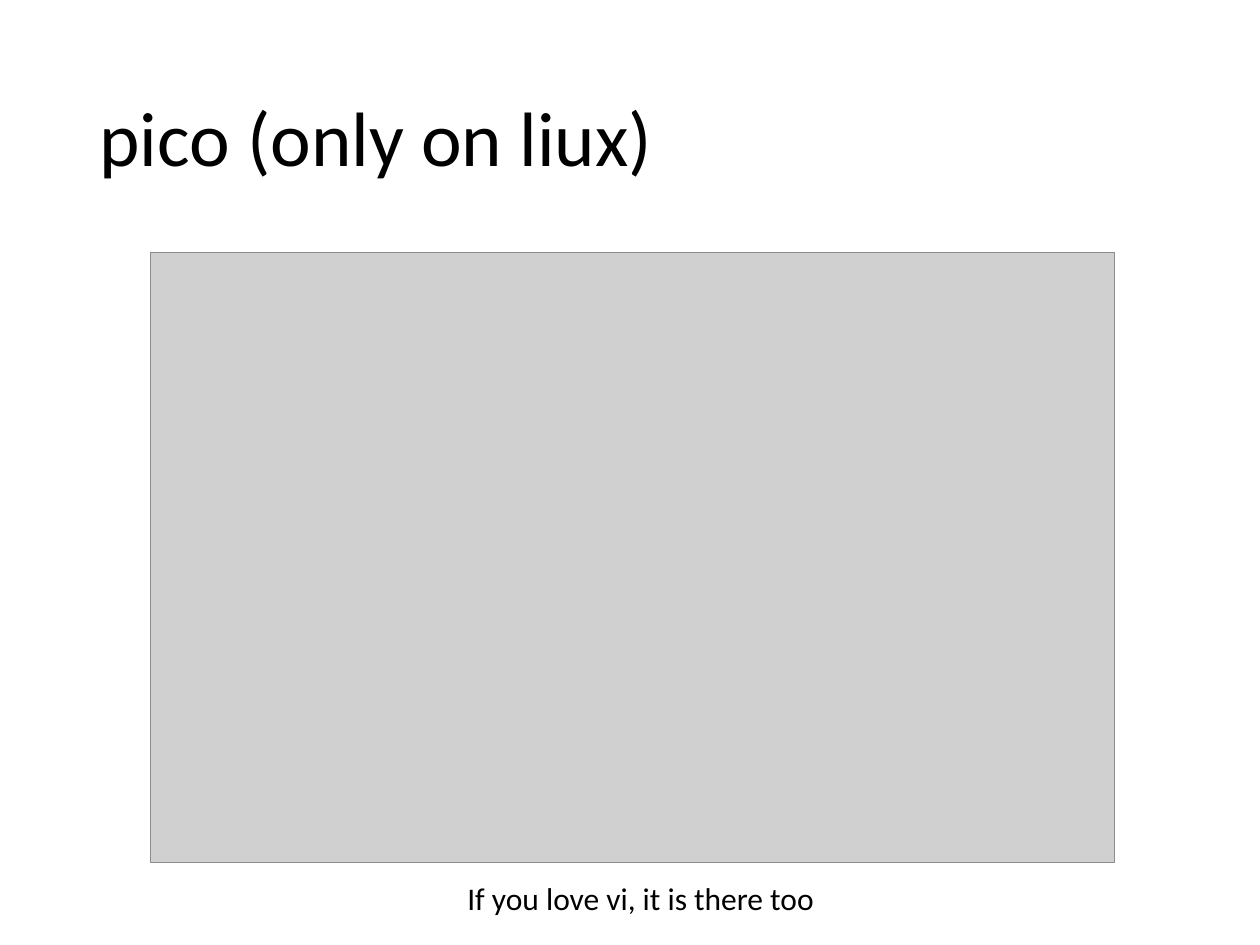
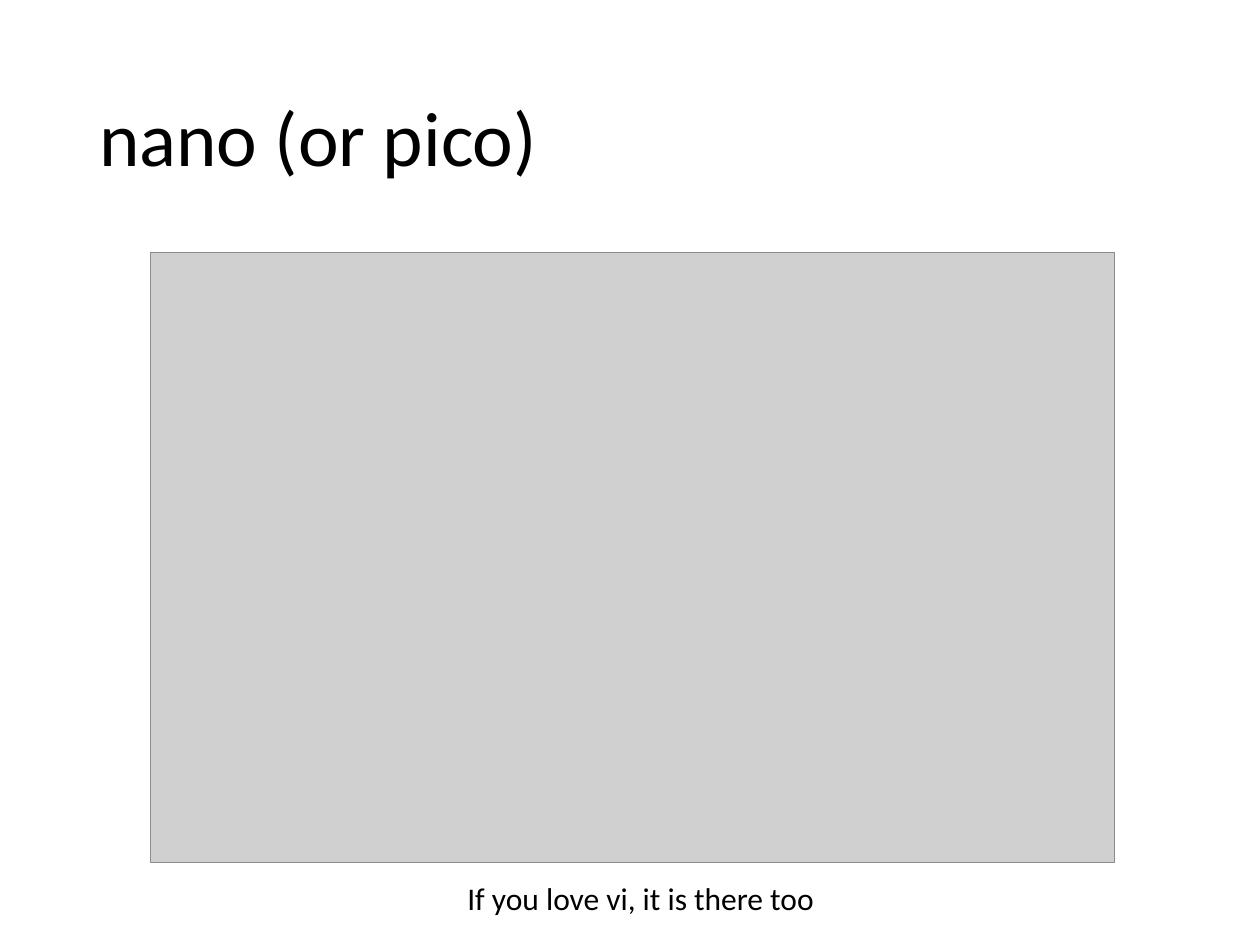
Before and after one commit to MarsUniversity/ece387-robotics, a slide deck: slide 17 of website/block_1_basics/lsn2/lsn2-linux.pptx. Drawn at 1260x945 pixels with LibreOffice and Linux fonts; fonts in the diff are those of the drawing; grey boxes stand for pictures. Boxes give left, top, right and bottom in pixels: in the first picture for what was removed or moved away, otherwise in the second. Text is boxed around its words. In the diff, an @@ line names an element or a change of style, - is before the commit and + after.

```diff
--- a/website/block_1_basics/lsn2/lsn2-linux.pptx
+++ b/website/block_1_basics/lsn2/lsn2-linux.pptx
@@ title at box(99, 110, 537, 179): text changed @@
-pico (only on liux)
+nano (or pico)
```
Also in this commit, not shown: 6 other slides changed, 2 slides added.
